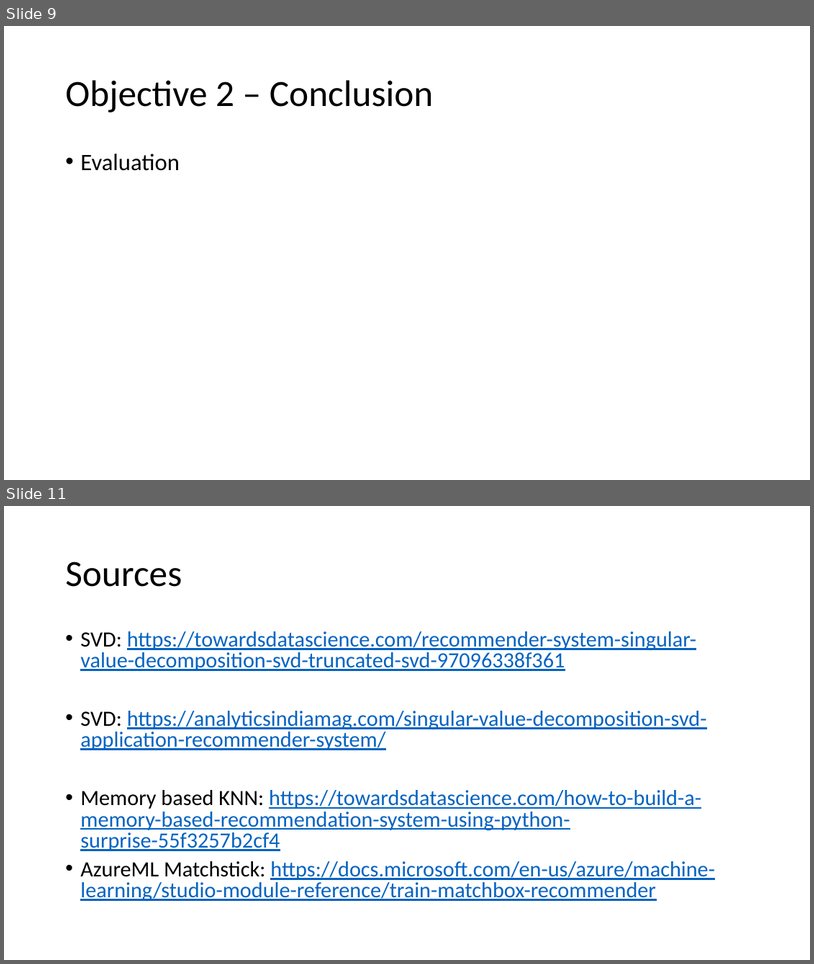
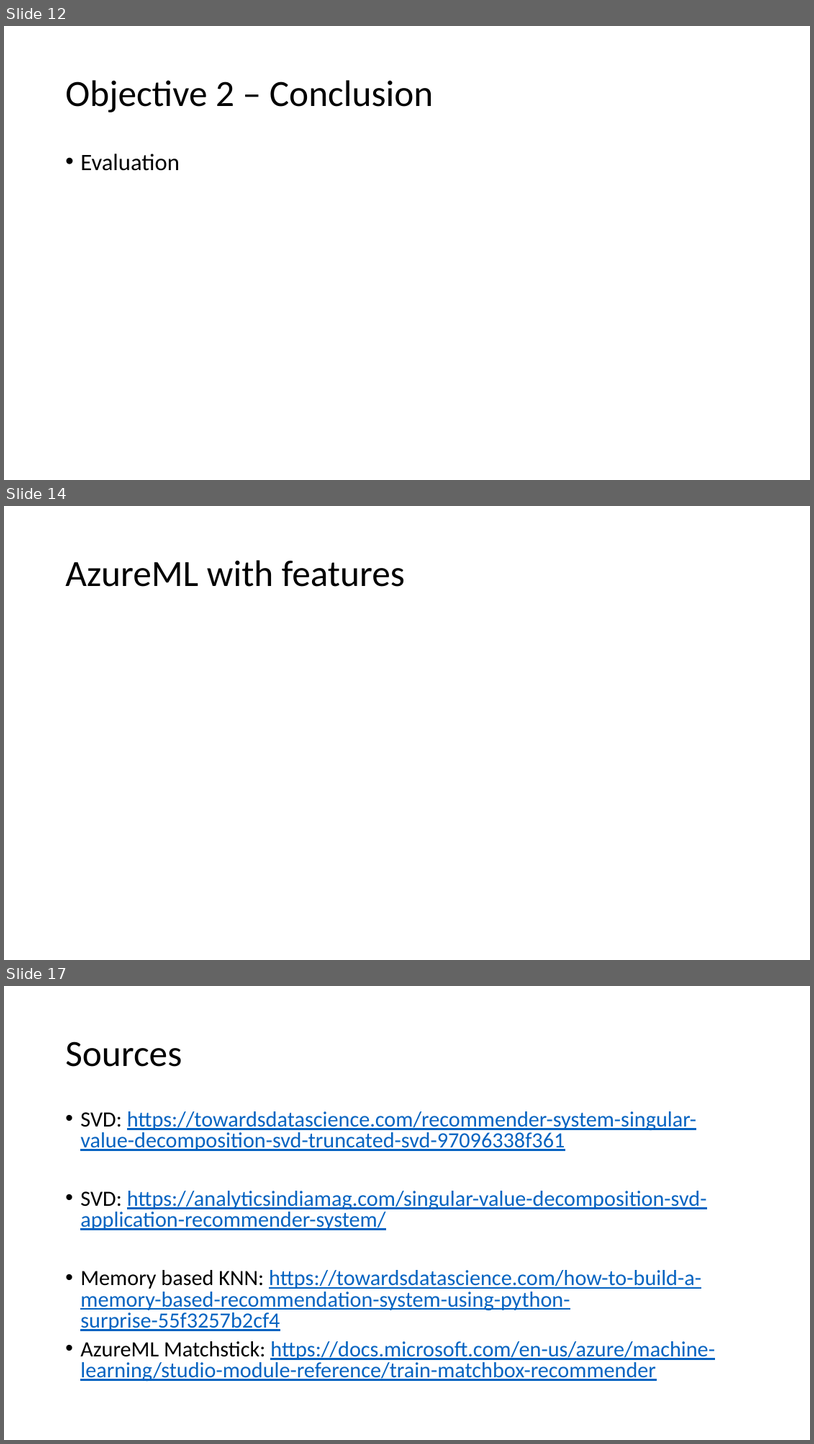
Before and after one commit to deejayrusso/Movie-Recommendation-System, a slide deck: Data Mining Project.pptx. Shown one above the other, each under a label of ours: slides 9 and 11 before the commit, slides 12, 14 and 17 after it; the slides between them are not shown. The pictures are 814x964 and 814x1444 pixels, drawn with LibreOffice and Linux fonts; fonts in the diff are those of the drawing. Boxes give left, top, right and bottom in pixels: in the first picture for what was removed or moved away, otherwise in the second. Text is boxed around its words. In the diff, an @@ line names an element or a change of style, - is before the commit and + after.

```diff
--- a/Data Mining Project.pptx
+++ b/Data Mining Project.pptx
@@ slide 14 added at [4,506,810,960], background #FFFFFF @@
@@ title added at [65,560,405,587], 44 pt, text #000000 @@
+AzureML with features
@@ what was slide 9 is now slide 12 @@
@@ what was slide 11 is now slide 17 @@
```
Also in this commit, not shown: 4 slides changed, 7 other slides added, 2 slides removed, 1 other file.
